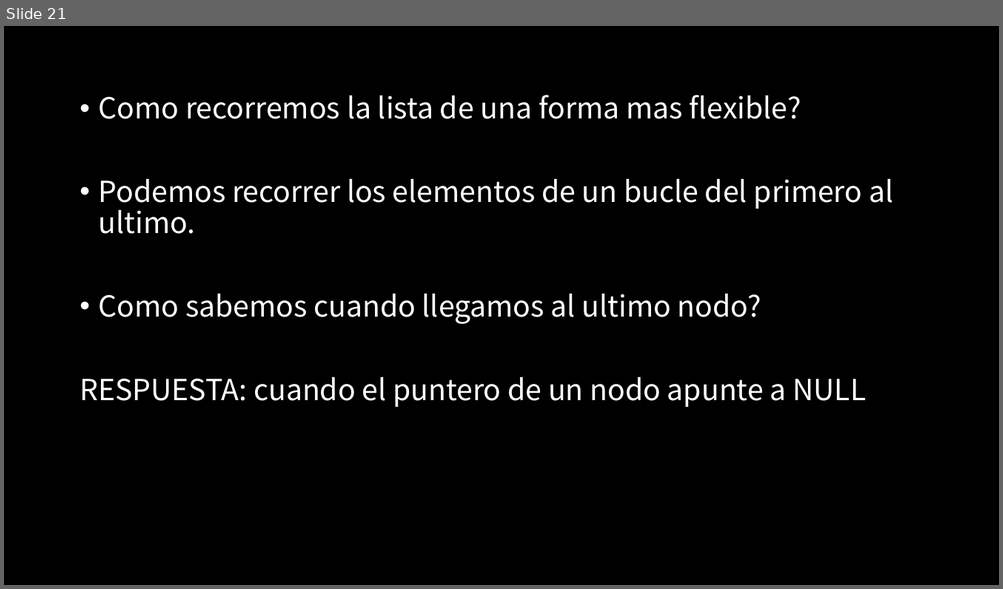
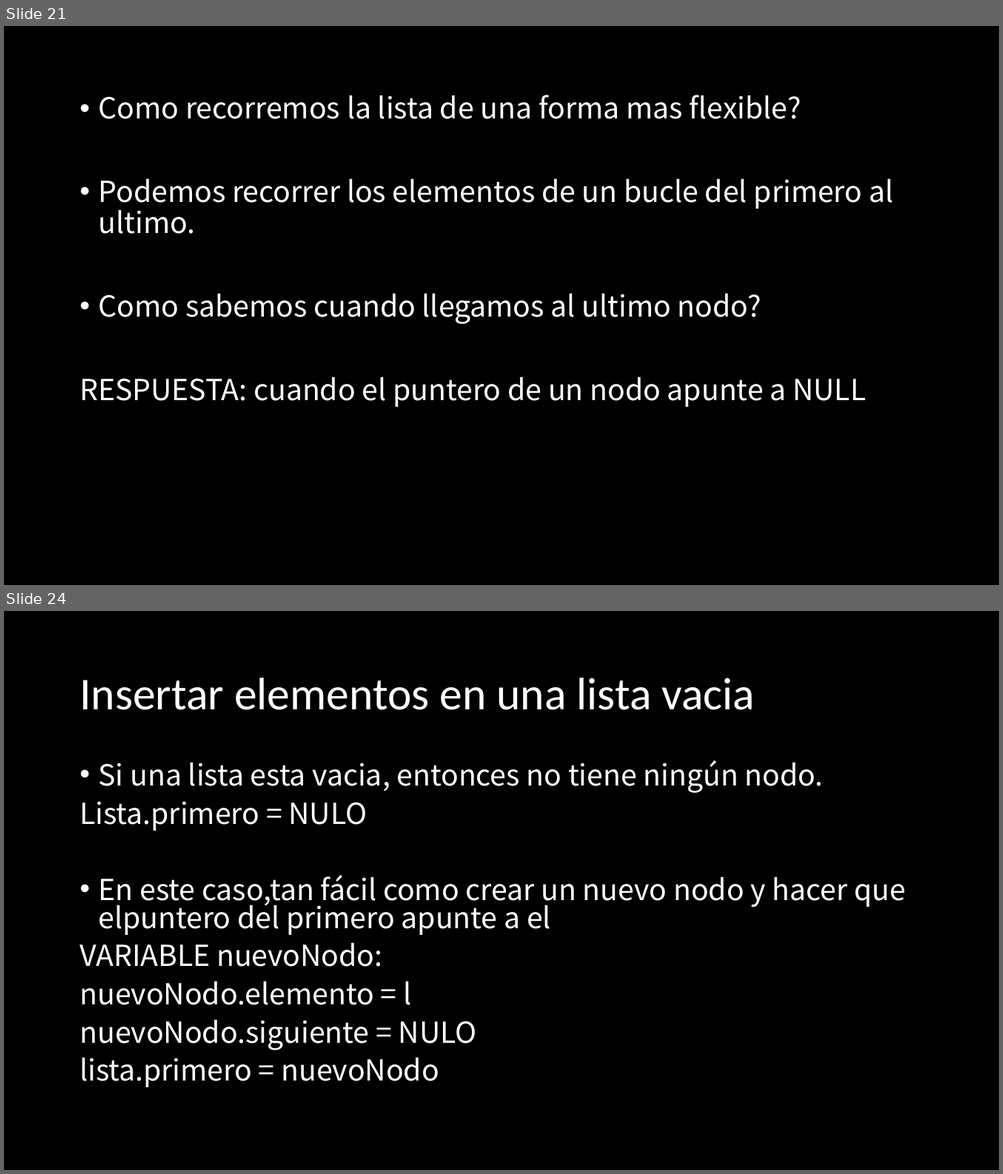
Before and after one commit to jcontrolresearch/DataStructure, a slide deck: Documents/Slides/Chapter_1-LinkedList/[1]Estructura de datos-Listas_enlazadas_intro.pptx. Shown one above the other, each under a label of ours: slide 21 before the commit, slides 21 and 24 after it; the slides between them are not shown. The pictures are 1003x589 and 1003x1174 pixels, drawn with LibreOffice and Linux fonts; fonts in the diff are those of the drawing. Boxes give left, top, right and bottom in pixels: in the first picture for what was removed or moved away, otherwise in the second. Text is boxed around its words. In the diff, an @@ line names an element or a change of style, - is before the commit and + after.

```diff
--- a/Documents/Slides/Chapter_1-LinkedList/[1]Estructura de datos-Listas_enlazadas_intro.pptx
+++ b/Documents/Slides/Chapter_1-LinkedList/[1]Estructura de datos-Listas_enlazadas_intro.pptx
@@ slide 24 added at [4, 611, 999, 1170], background #000000 @@
@@ title added at [79, 678, 754, 710], 44 pt, text #FFFFFF @@
+Insertar elementos en una lista vacia
@@ text added at [79, 760, 905, 1088], 28 pt, text #FFFFFF @@
+• Si una lista esta vacia, entonces no tiene ningún nodo.
+Lista.primero = NULO
+• En este caso,tan fácil como crear un nuevo nodo y hacer que elpuntero del primero apunte a el
+VARIABLE nuevoNodo:
+nuevoNodo.elemento = l
+nuevoNodo.siguiente = NULO
+lista.primero = nuevoNodo
```
Also in this commit, not shown: 15 other slides added, 5 other files.
